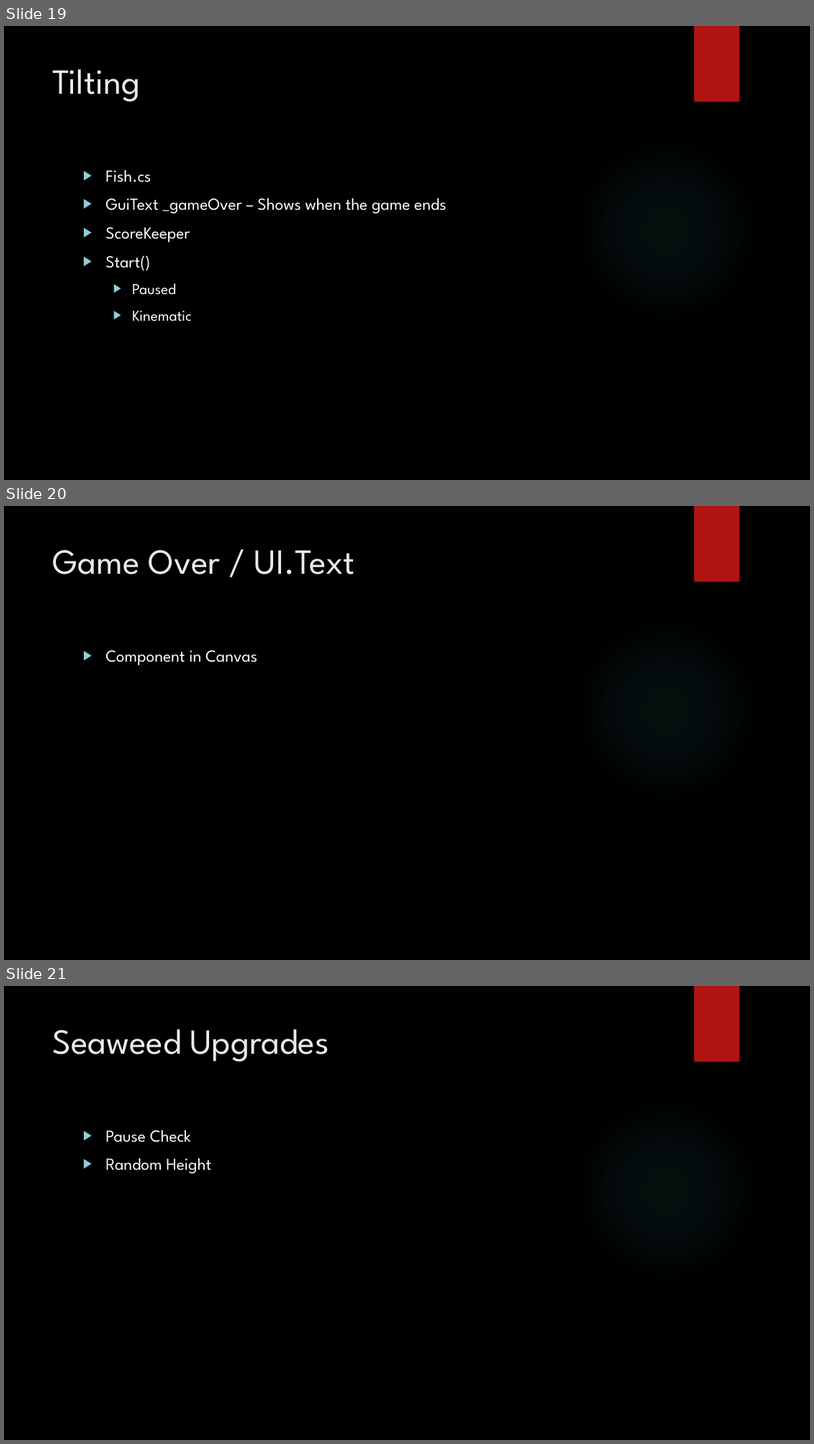
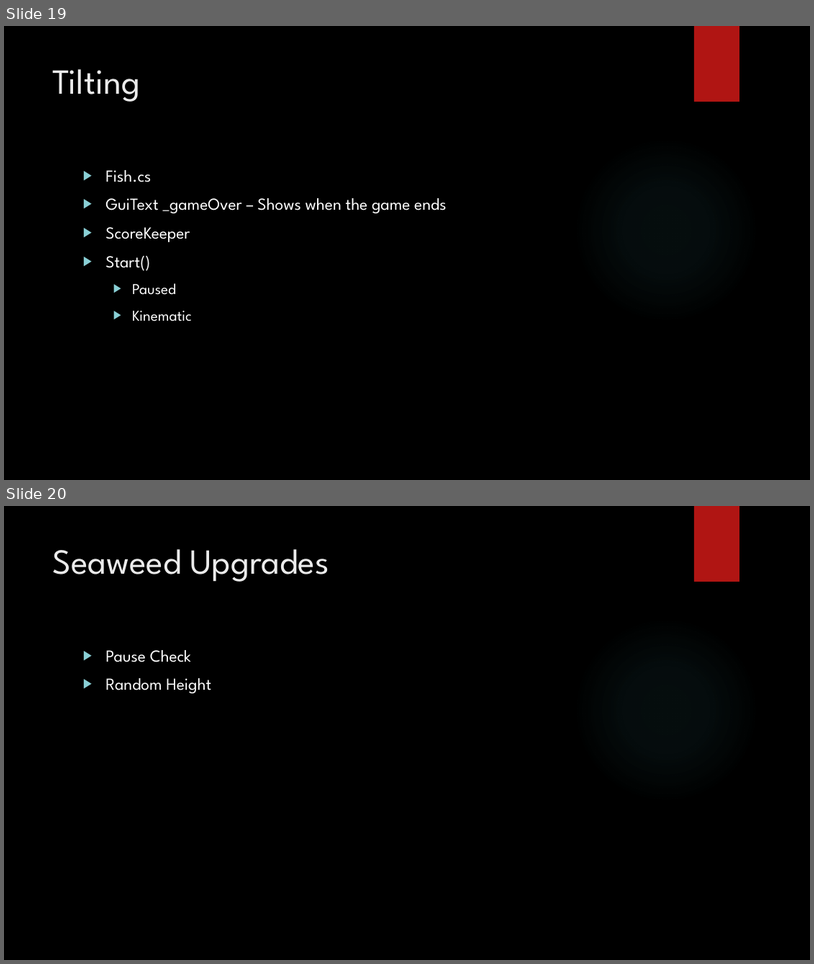
Before and after one commit to jweimann/Demos, a slide deck: Presentations/Intro to Unity.pptx. Shown one above the other, each under a label of ours: slides 19, 20 and 21 before the commit, slides 19 and 20 after it. The pictures are 814x1444 and 814x964 pixels, drawn with LibreOffice and Linux fonts; fonts in the diff are those of the drawing; background and template pictures are left out. Boxes give left, top, right and bottom in pixels: in the first picture for what was removed or moved away, otherwise in the second. Text is boxed around its words. In the diff, an @@ line names an element or a change of style, - is before the commit and + after.

```diff
--- a/Presentations/Intro to Unity.pptx
+++ b/Presentations/Intro to Unity.pptx
@@ slide 20 removed at bbox=[4, 506, 810, 960], background picture (left out); not listed: 2 template elements that a slide beside it also shows @@
@@ title removed at bbox=[53, 550, 355, 574] @@
-Game Over / UI.Text
@@ text removed at bbox=[106, 650, 257, 665] @@
-▶ Component in Canvas
@@ what was slide 21 is now slide 20 @@
```
Also in this commit, not shown: 2 slides changed, 18 other files.
